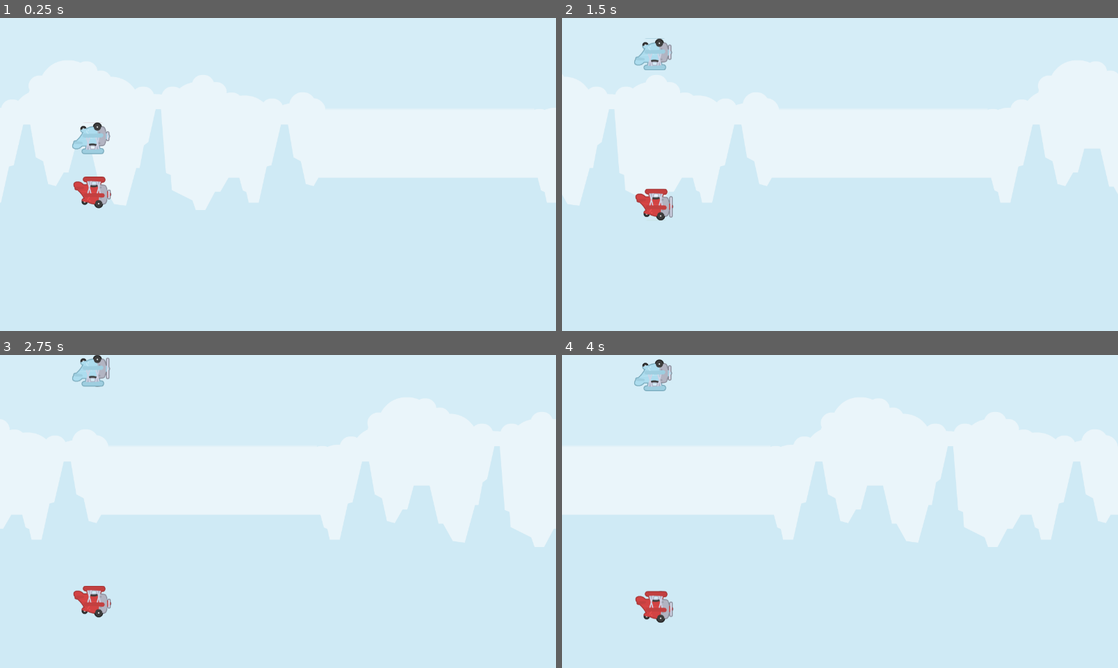
Above: before the commit, frames 1-4 (two rows, left to right).
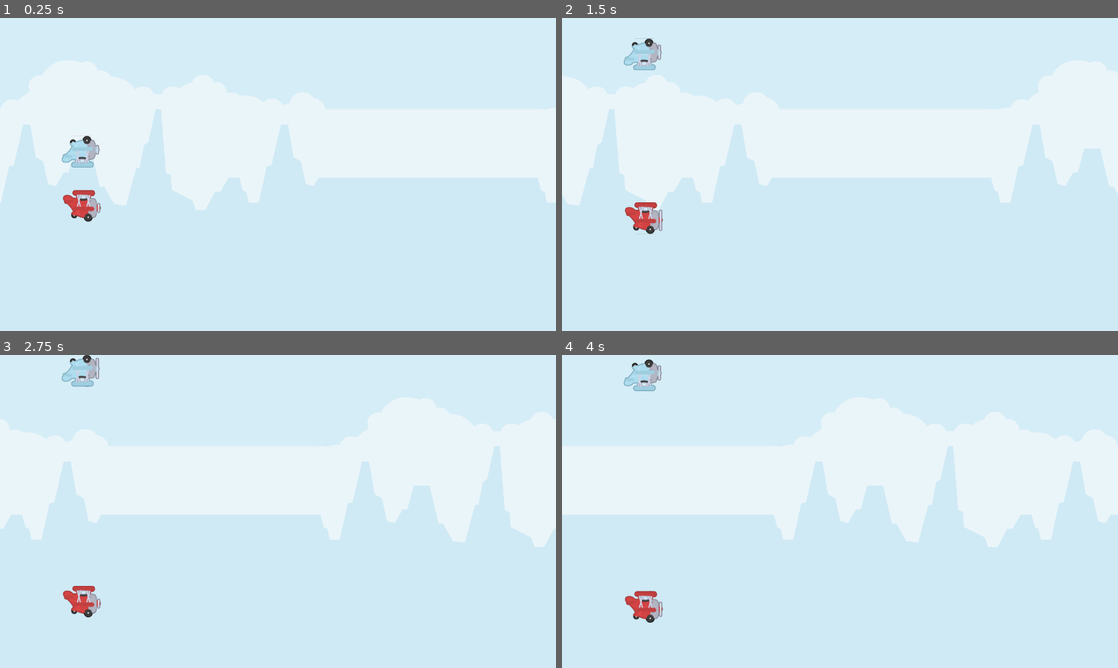
Above: after the commit, the same moments.

Repository: VladimirPakharenko/AirJellodi
Game: Godot game, scene res://scene_and_scripts/level/main_level.tscn
The game is run twice, just before and just after one commit, with the same random seed, the same clock (stepped at 60 frames per second) and the same inputs.
Inputs:
- Up to frame 1 (0.25 s): no input
- Up to frame 2 (1.5 s): tap F (player1) at 0.6 s; tap G (player2) at 1.35 s
- Up to frame 3 (2.75 s): tap F (player1) at 2.1 s
- Up to frame 4 (4 s): tap G (player2) at 2.85 s; tap F (player1) at 3.6 s

The runs differ from the first frame. In frame 1, 1.4% of the frame differs, in the area x 11-21%, y 33-66%; in frame 2, 1.3%; in frame 3, 1.1%; in frame 4, 1.1%.

Commit message:
обработаны столкновения и немного еще чего-то

Diff:
--- a/twoPlayerBattle/scene_and_scripts/level/main_level.tscn
+++ b/twoPlayerBattle/scene_and_scripts/level/main_level.tscn
@@ -1,9 +1,9 @@
 [gd_scene load_steps=10 format=3 uid="uid://dtjgq7sw6kw3i"]
 
-[ext_resource type="PackedScene" uid="uid://r6bvy41nr01e" path="res://scene_and_scripts/scene/сharacters/character_body_2d.tscn" id="1_plane"]
 [ext_resource type="Texture2D" uid="uid://chbfp4mqp1hp5" path="res://assets/kenney_tappy-plane/PNG/background.png" id="2_bg"]
 [ext_resource type="Script" uid="uid://ntvfouw4qa8o" path="res://scene_and_scripts/level/camera_controller.gd" id="3_cam"]
 [ext_resource type="Script" uid="uid://b67jkku48yvar" path="res://scene_and_scripts/level/obstacle_spawner.gd" id="4_spawn"]
+[ext_resource type="PackedScene" uid="uid://r6bvy41nr01e" path="res://scene_and_scripts/scene/characters/character_body_2d.tscn" id="5_d7fds"]
 [ext_resource type="PackedScene" uid="uid://b8y1v2j3k4l5m" path="res://scene_and_scripts/scene/obstacles/rock.tscn" id="5_rock"]
 
 [sub_resource type="WorldBoundaryShape2D" id="WorldBoundaryShape2D_top"]
@@ -57,5 +57,5 @@
 position = Vector2(640, 0)
 shape = SubResource("WorldBoundaryShape2D_right")
 
-[node name="Aircraft" parent="." instance=ExtResource("1_plane")]
-position = Vector2(26, 301)
+[node name="Aircraft" parent="." instance=ExtResource("5_d7fds")]
+position = Vector2(2, 332)
--- a/twoPlayerBattle/scene_and_scripts/level/obstacle_spawner.gd
+++ b/twoPlayerBattle/scene_and_scripts/level/obstacle_spawner.gd
@@ -41,6 +41,7 @@
 
 func create_rock(is_top: bool):
 	var rock = rock_scene.instantiate()
+	rock.add_to_group("rocks")
 	var textures = rocks_top if is_top else rocks_bottom
 	var tex = textures[randi() % textures.size()]
 
--- a/twoPlayerBattle/scene_and_scripts/scene/сharacters/aircraft.gd
+++ b/twoPlayerBattle/scene_and_scripts/scene/characters/aircraft.gd
@@ -1,4 +1,6 @@
 extends Node2D
+
+signal plane_hit_rock(plane_index)
 
 var Positions = [1, -1]
 var Colors = ["air_red", "air_blue"]
@@ -29,3 +31,16 @@
 
 		plane.velocity.x = speed
 		plane.move_and_slide()
+
+		for j in range(plane.get_slide_collision_count()):
+			var collision = plane.get_slide_collision(j)
+			var collider = collision.get_collider()
+			print("Самолёт ", i, " столкнулся с: ", collider.name)
+			if collider.is_in_group("rocks"):
+				plane_hit_rock.emit(i)
+				game_over(i)
+				break
+
+func game_over(plane_index):
+	print("Game Over! Проиграл самолёт ", plane_index)
+	get_tree().paused = true
--- a/twoPlayerBattle/scene_and_scripts/scene/сharacters/character_body_2d.tscn
+++ b/twoPlayerBattle/scene_and_scripts/scene/characters/character_body_2d.tscn
@@ -1,6 +1,6 @@
 [gd_scene load_steps=11 format=3 uid="uid://r6bvy41nr01e"]
 
-[ext_resource type="Script" uid="uid://b1avg746ng1xg" path="res://scene_and_scripts/scene/сharacters/aircraft.gd" id="1_46qcv"]
+[ext_resource type="Script" uid="uid://b1avg746ng1xg" path="res://scene_and_scripts/scene/characters/aircraft.gd" id="1_46qcv"]
 [ext_resource type="Texture2D" uid="uid://bift343uq0ywl" path="res://assets/kenney_tappy-plane/Spritesheet/planes.png" id="1_ex84s"]
 
 [sub_resource type="CapsuleShape2D" id="CapsuleShape2D_jppp5"]
--- a/twoPlayerBattle/scene_and_scripts/scene/obstacles/rock.tscn
+++ b/twoPlayerBattle/scene_and_scripts/scene/obstacles/rock.tscn
@@ -5,7 +5,7 @@
 
 [node name="Rock" type="StaticBody2D"]
 collision_layer = 4
-collision_mask = 0
+collision_mask = 2
 
 [node name="Sprite2D" type="Sprite2D" parent="."]
 
Renamed: twoPlayerBattle/scene_and_scripts/scene/сharacters/aircraft.gd.uid -> twoPlayerBattle/scene_and_scripts/scene/characters/aircraft.gd.uid
